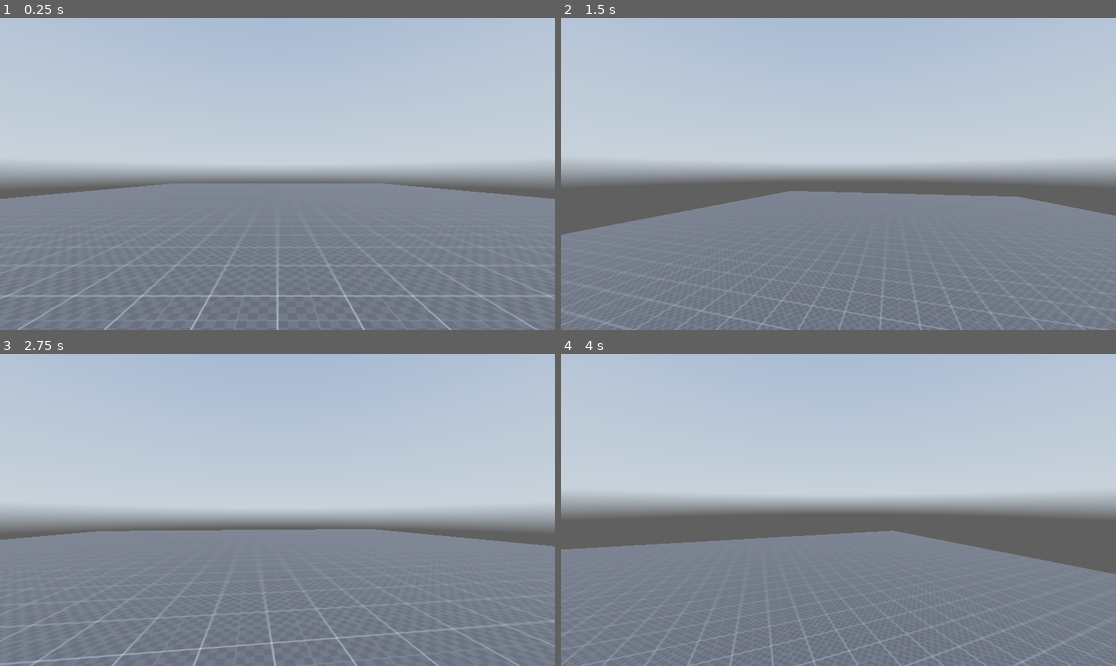
Above: before the commit, frames 1-4 (two rows, left to right).
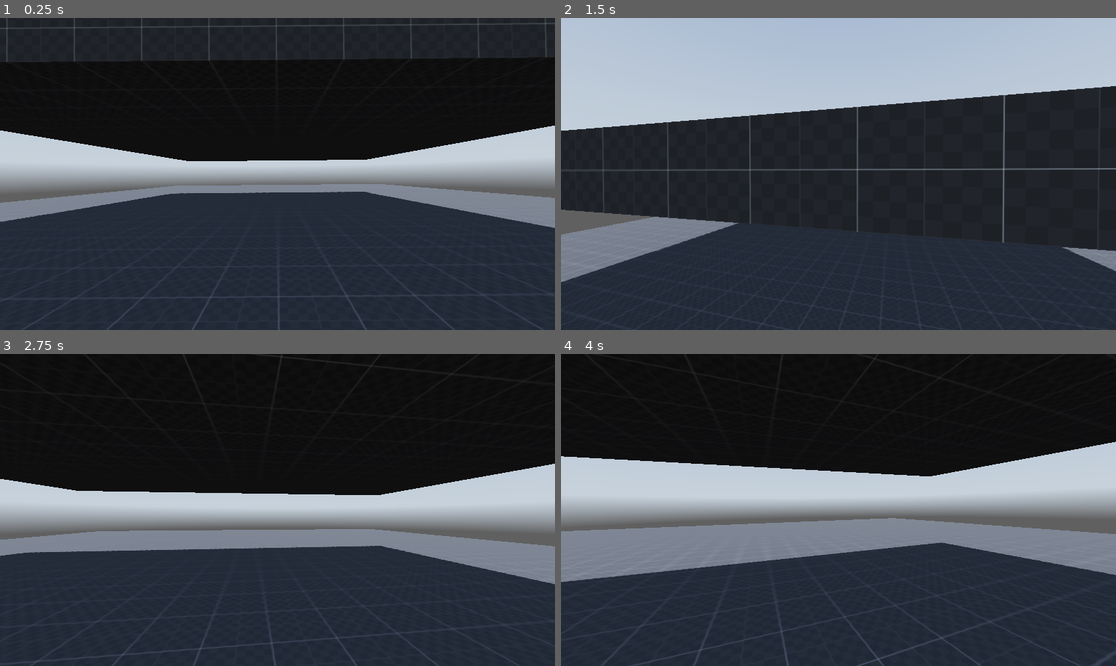
Above: after the commit, the same moments.

Repository: FahadHameed89/GodotPlayground3D
Game: Godot game, scene res://Scenes/world.tscn
Same seed, same stepped clock (60 frames per second), same inputs: the game is played once before the commit and once after it. The project has no main scene, so this scene is started directly. A sky picture missing from this copy of the repository is replaced by a grey-blue gradient.
Inputs (mouse positions are in pixels of both pictures, inside the frame that each line leads up to):
- Up to frame 1 (0.25 s): no input
- Up to frame 2 (1.5 s): tap Enter (ui_accept) at 0.5, 0.77 s; move the mouse to (866, 174) at 0.52 s; hold Ctrl (crouch) 0.53-1.28 s; hold W (forward) from 0.53 s (still down); move the mouse to (810, 174) at 1.27 s; tap Alt (free_look) at 1.35 s
- Up to frame 3 (2.75 s): keep holding W (forward); tap Enter (ui_accept) at 1.52 s; move the mouse to (288, 503) at 2.02 s; hold Shift (sprint) from 2.03 s (still down)
- Up to frame 4 (4 s): keep holding W (forward); move the mouse to (832, 516) at 2.77 s; release Shift (sprint) at 2.78 s; tap Ctrl (crouch) at 2.85 s; tap Enter (ui_accept) at 3.02, 3.77 s; move the mouse to (877, 513) at 3.52 s; hold Alt (free_look) from 3.53 s (still down)

The runs differ from the first frame. In frame 1, 83% of the frame differs, in the area x 0-100%, y 0-100%; in frame 2, 67%; in frame 3, 79%; in frame 4, 77%.

Commit message:
added some landing debug logs
for seeing how much force is applied when landing (for fall damage)

Diff:
--- a/Scenes/world.tscn
+++ b/Scenes/world.tscn
@@ -80,10 +80,39 @@
 "values": [Vector3(0, 0, 0)]
 }
 
+[sub_resource type="Animation" id="Animation_nyre7"]
+resource_name = "landing"
+length = 0.3
+tracks/0/type = "value"
+tracks/0/imported = false
+tracks/0/enabled = true
+tracks/0/path = NodePath("Camera3D:rotation")
+tracks/0/interp = 1
+tracks/0/loop_wrap = true
+tracks/0/keys = {
+"times": PackedFloat32Array(0, 0.1, 0.3),
+"transitions": PackedFloat32Array(1, 1, 1),
+"update": 0,
+"values": [Vector3(0, 0, 0), Vector3(0.0174533, 0, -0.0174533), Vector3(0, 0, 0)]
+}
+tracks/1/type = "value"
+tracks/1/imported = false
+tracks/1/enabled = true
+tracks/1/path = NodePath("Camera3D:position")
+tracks/1/interp = 1
+tracks/1/loop_wrap = true
+tracks/1/keys = {
+"times": PackedFloat32Array(0, 0.1, 0.3),
+"transitions": PackedFloat32Array(1, 1, 1),
+"update": 0,
+"values": [Vector3(0, 0, 0), Vector3(0, -0.05, 0), Vector3(0, 0, 0)]
+}
+
 [sub_resource type="AnimationLibrary" id="AnimationLibrary_xsvkv"]
 _data = {
 "RESET": SubResource("Animation_tfg0l"),
-"jump": SubResource("Animation_su1cs")
+"jump": SubResource("Animation_su1cs"),
+"landing": SubResource("Animation_nyre7")
 }
 
 [node name="world" type="Node3D"]
@@ -98,6 +127,12 @@
 
 [node name="CSGBox3D2" type="CSGBox3D" parent="stage"]
 transform = Transform3D(1, 0, 0, 0, 1, 0, 0, 0, 1, 0, 2, 13)
+use_collision = true
+size = Vector3(20, 1, 20)
+material = SubResource("StandardMaterial3D_fcx0h")
+
+[node name="CSGBox3D3" type="CSGBox3D" parent="stage"]
+transform = Transform3D(1, 0, 0, 0, 1, 0, 0, 0, 1, 0, 4, -13)
 use_collision = true
 size = Vector3(20, 1, 20)
 material = SubResource("StandardMaterial3D_fcx0h")
--- a/Scripts/player.gd
+++ b/Scripts/player.gd
@@ -56,6 +56,8 @@
 var air_lerp_speed = 3.0
 var crouching_depth = -0.4 #How much the height changes when crouching
 var free_look_tilt_amount = -5
+var last_velocity = Vector3.ZERO
+
 # Player Mouse Input Variables
 
 var direction = Vector3.ZERO #Default starting direction is zero
@@ -187,7 +189,11 @@
 		sliding = false
 		animation_player.play("jump")
 
-
+	#Handle Landing
+	if is_on_floor():
+		if last_velocity.y < 0.0:
+			animation_player.play("landing")
+			print(last_velocity.y)
 
 	# Get the input direction and handle the movement/deceleration.
 	# As good practice, you should replace UI actions with custom gameplay actions.
@@ -209,5 +215,5 @@
 	else:
 		velocity.x = move_toward(velocity.x, 0, current_speed)
 		velocity.z = move_toward(velocity.z, 0, current_speed)
-
+	last_velocity = velocity
 	move_and_slide()
Not shown: 1 places in Scenes/world.tscn that only renumber resources
